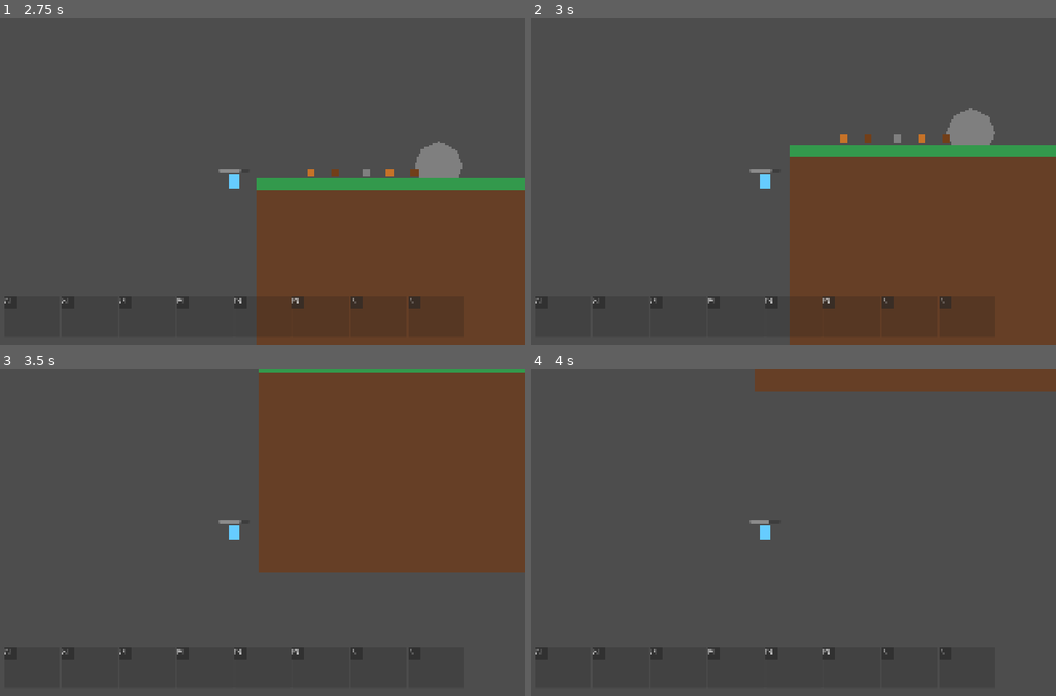
Above: before the commit, frames 1-4 (two rows, left to right).
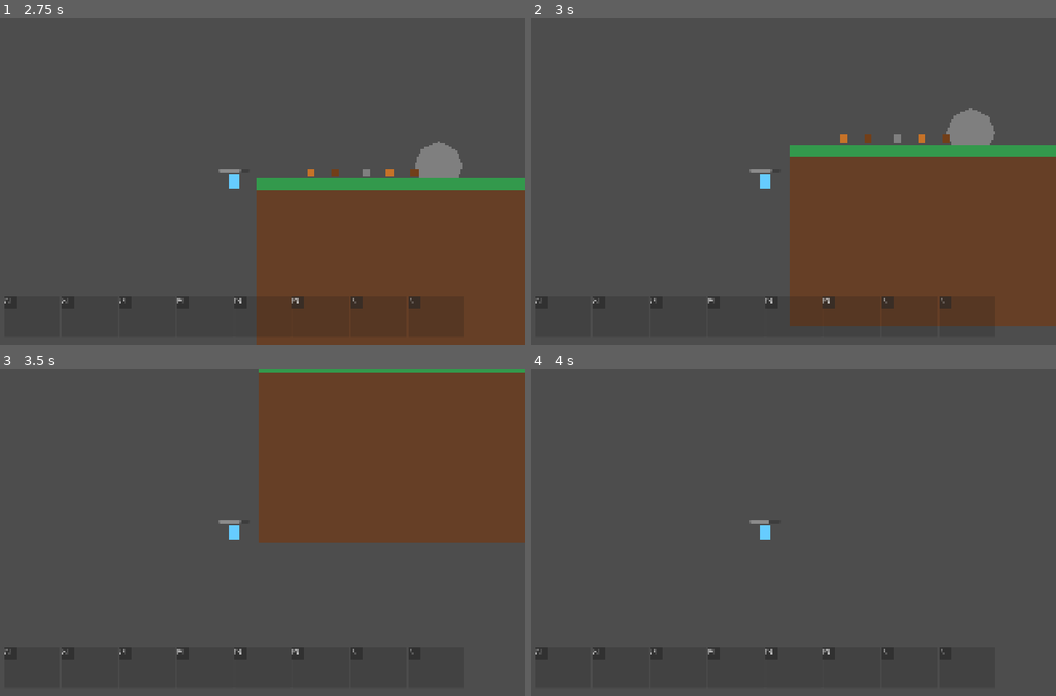
Above: after the commit, the same moments.

Repository: Travis-Code/SurvivalGame
Game: Godot game, scene res://scenes/Main.tscn
Same seed, same stepped clock (60 frames per second), same inputs: the game is played once before the commit and once after it.
Inputs (mouse positions are in pixels of both pictures, inside the frame that each line leads up to):
- Up to frame 1 (2.75 s): tap Enter (ui_accept) at 0.5, 1.25, 2 s; drag from (383, 178) to (294, 109) at 0.52 s; drag from (115, 197) to (383, 178) at 1.27 s; move the mouse to (294, 109) at 2.02 s; hold A (move_left) from 2.03 s (still down)
- Up to frame 2 (3 s): release A (move_left) at 2.75 s; drag from (735, 246) to (867, 171) at 2.77 s
- Up to frame 3 (3.5 s): no input
- Up to frame 4 (4 s): move the mouse to (940, 581) at 3.52 s; hold D (move_right) from 3.53 s (still down); tap Space (jump) at 3.77 s

Frame 1 is identical in both runs. In frame 2, 2.9% of the frame differs, in the area x 49-100%, y 94-100%; in frame 3, 4.6%, in the area x 49-100%, y 53-63%; in frame 4, 4.0%.

Commit message:
Position platform just above hotbar

Diff:
--- a/scenes/Main.tscn
+++ b/scenes/Main.tscn
@@ -15,7 +15,7 @@
 [node name="Main" type="Node2D"]
 
 [node name="Boulder" type="Area2D" parent="."]
-position = Vector2(600, 340)
+position = Vector2(600, 810)
 script = ExtResource("5")
 
 [node name="CollisionShape2D" type="CollisionShape2D" parent="Boulder"]
@@ -26,28 +26,28 @@
 color = Color(0.5, 0.5, 0.5, 1)
 
 [node name="LogPickup" parent="." instance=ExtResource("2")]
-position = Vector2(260, 360)
+position = Vector2(260, 830)
 
 [node name="LogPickup2" parent="." instance=ExtResource("2")]
-position = Vector2(520, 360)
+position = Vector2(520, 830)
 
 [node name="StonePickup" parent="." instance=ExtResource("3")]
-position = Vector2(360, 360)
+position = Vector2(360, 830)
 
 [node name="StonePickup2" parent="." instance=ExtResource("3")]
-position = Vector2(620, 360)
+position = Vector2(620, 830)
 
 [node name="CopperPickup" parent="." instance=ExtResource("4")]
-position = Vector2(180, 360)
+position = Vector2(180, 830)
 
 [node name="CopperPickup2" parent="." instance=ExtResource("4")]
-position = Vector2(440, 360)
+position = Vector2(440, 830)
 
 [node name="Player" parent="." instance=ExtResource("1")]
-position = Vector2(100, 300)
+position = Vector2(100, 770)
 
 [node name="Ground" type="StaticBody2D" parent="."]
-position = Vector2(0, 400)
+position = Vector2(0, 870)
 
 [node name="CollisionShape2D" type="CollisionShape2D" parent="Ground"]
 position = Vector2(600, 0)
@@ -58,5 +58,5 @@
 color = Color(0.2, 0.6, 0.3, 1)
 
 [node name="DirtLayer" type="Polygon2D" parent="Ground"]
-polygon = PackedVector2Array(0, 20, 1200, 20, 1200, 680, 0, 680)
+polygon = PackedVector2Array(0, 20, 1200, 20, 1200, 580, 0, 580)
 color = Color(0.4, 0.25, 0.15, 1)
